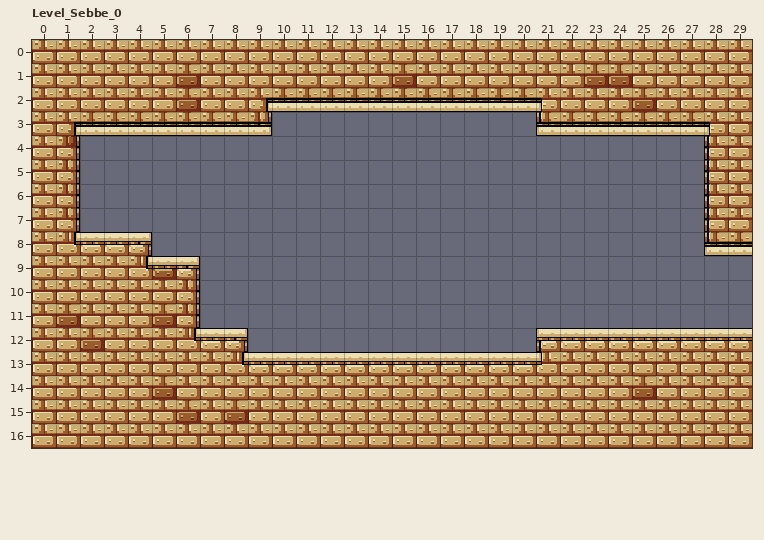
Two states of a LDtk project, ldtk_levels/GameWorld.ldtk. Above is the file before it was changed.
Cells are 16x16 px. Shown: Level_Sebbe_0 x 0..29, y 0..16. The commit also changed other parts of the map, which this record leaves out.
After:
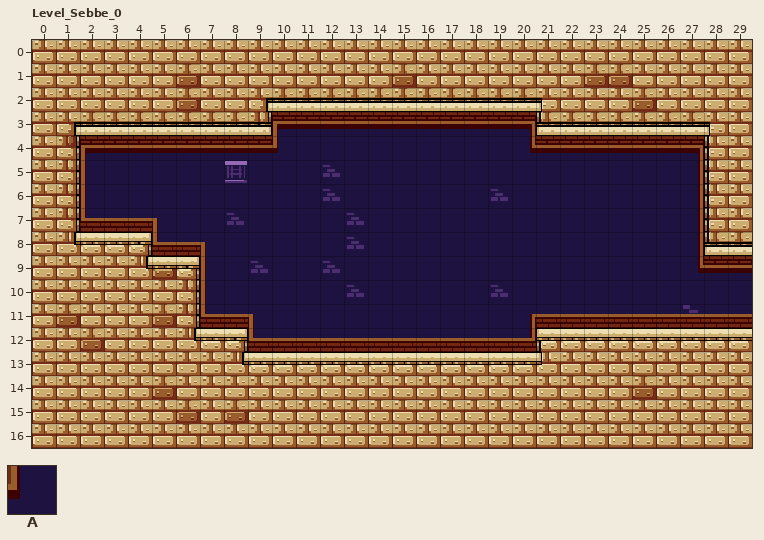
Key: from "Background": A 1 "Background".
_ is an empty cell.
The edit:
Layer "Background":
Tile A now appears in row 3 at x 10 to 20; in rows 4 to 7 at x 2 to 27; in row 8 at x 5 to 27; in rows 9 to 11 at x 7 to 29; in row 12 at x 9 to 20.
